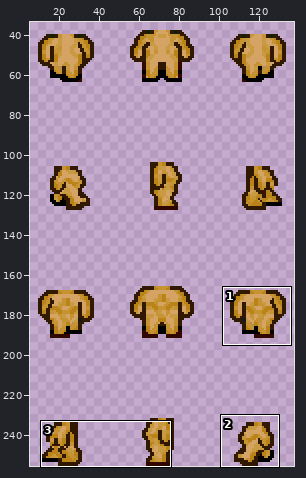
Edited in one commit: sprite sheet (data/sprites/outfit/body-testing/body_003.png). Above, an overview of the earlier version with the close-up marked.
Close-up. As it was:
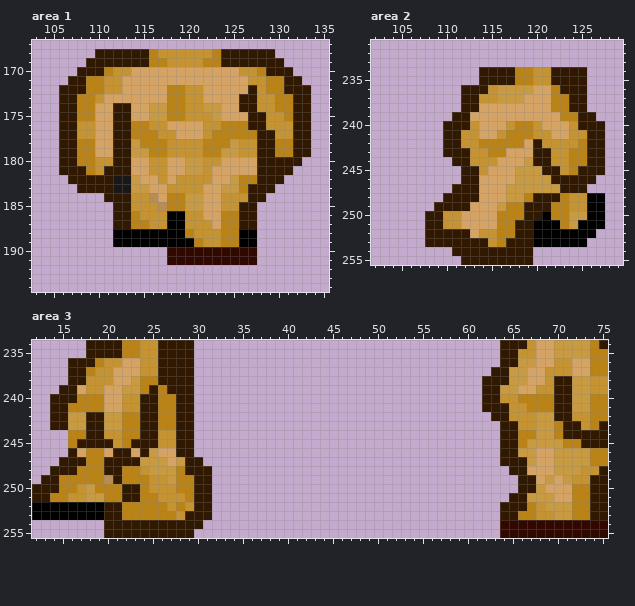
The file is 144x256 pixels. Colours within 5 levels of each other are drawn and written as one. Shown: area 1: x 103..135, y 167..194; area 2: x 102..129, y 231..255; area 3: x 12..75, y 234..255. The wide view leaves out empty margins. The commit also changed other parts of the picture, which this record leaves out.
And afterwards:
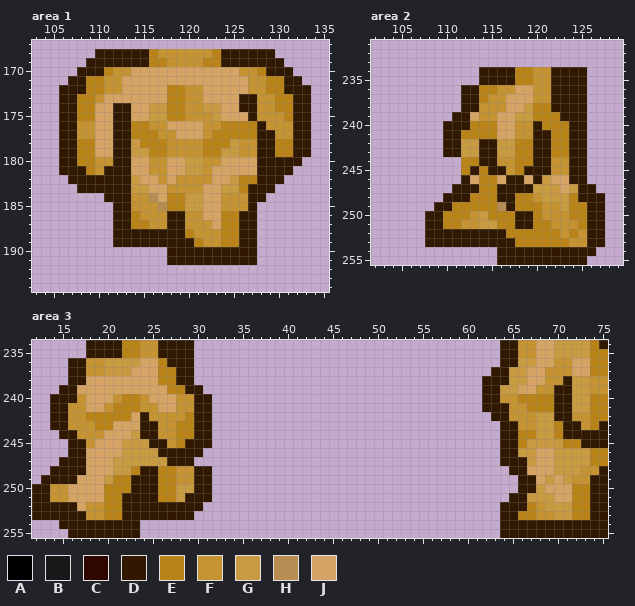
Palette (. is transparent): A #000000  B #181818  C #310800  D #311800  E #ba8318  F #c69332  G #c89a42  H #b88d54  J #d5a363
Change:
Changed rows in their new state; - is an unchanged pixel.
Area 1:
first column x 127:
172 F-
175 -F
176 E-
first column x 112:
182 DD--------------
183 DD--------------
185 --------------F-
186 ------DD--------
187 ------DD--------
188 DDDDDDDD------DD
189 DDDDDDDDD-----DD
190 ------DDDDDDDDDD
191 ------DDDDDDDDDD
Area 2:
first column x 110:
236 ----EEFFJJFFD-----
237 ----E-FJJ-FFDD----
238 ----FFF--GEEDD----
239 ----FF--GGEEEDD-.-
240 ---EEE-JFFDEEED-..
241 --EEEEJJFFDDEEDD..
242 --GGDDGG-E-DEEDD..
243 --GGDDGGEE--EEDD..
244 -.EEDDFFEE----DD..
245 --E-EDDFEDD-F-D-..
246 ---JEE-DDJD-JJ--.-
247 ----EEDDDD---JG-D-
248 ---EEEDDE-FGGGEDDD
249 -EEEEEHD-EEFFGEEDD
250 EEEFGE--D-EFFFEEDD
251 EEFFGG----EEFFFEDD
252 ---DDDD-EEEEEFEFDD
253 -----DD-EEEEEEFFDD
254 -.....----DDDDDDD-
255 --....----DDDDDD--
Area 3:
first column x 12:
234 ------------------------------------------------------F---------
236 ------FFGGGGJJE-------------------------------------------------
237 ------F-GGG-JJEE------------------------------------------------
238 ------JJJ--JJJEE------------------------------------------F-----
239 ------JJ--JJJJJEE-D---------------------------------------------
240 -----FJJ-FEEFJJJFFDD--------------------------------------------
241 ----FFJJFEEEFFJJFFDD--------------------------------------------
242 ----FFEEEE-J-FFFFEDD--------------------------------------------
243 ----FFFEEJJJ--FFEEDD--------------------------------------------
244 ---DDFFFJJJG----EEDD--------------------------------------------
245 ----D-FJJJGGG-D-E-DD--------------------------------------------
246 -----DJJ-JGGG-DD--D---------------------------------------------
247 ------JJJGGG---DD-.---------------------------------------------
248 -----DJJJGG-DDEEFF----------------------------------------------
249 ---DDJJJGE-DDDEEFF----------------------------------------------
250 --FFJJJJ--E-DDEEGG----------------------------------------------
251 --FFJJJJ----DDEEGD----------------------------------------------
252 DDDDDJFFEEDDDDDDDD-.--------------------------------------------
253 DDDDDDFFEEDDDDDDD-..--------------------------------------------
254 ---DDDDD----.......---------------------------------DDDDDDDDDDDD
255 ----DDDD----......----------------------------------DDDDDDDDDDDD
